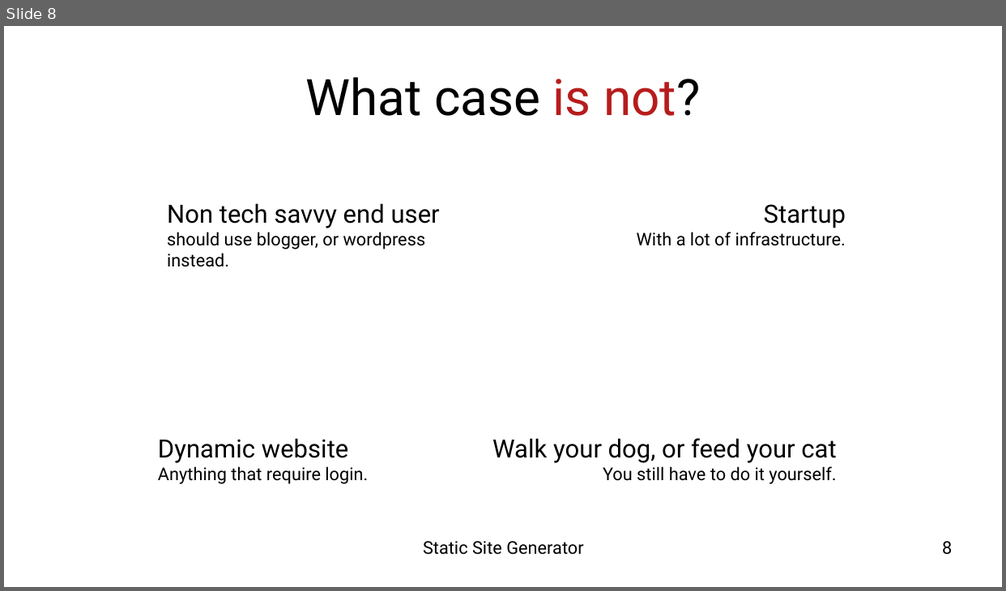
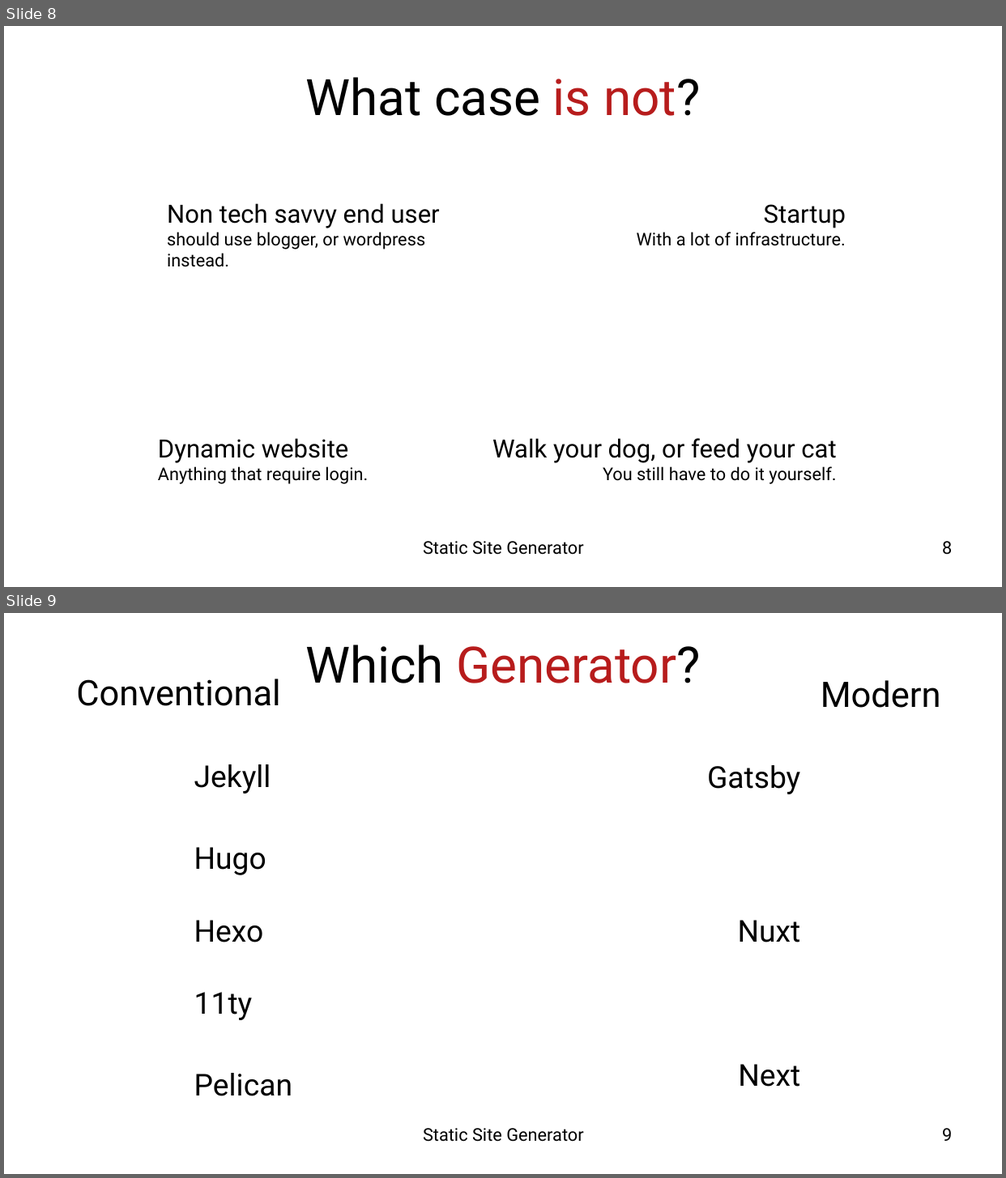
Before and after one commit to epsi-rns/berkas2, a slide deck: impress-presentation/04-concept-ssg/presentation-concept-ssg-diagram.odp. Shown one above the other, each under a label of ours: slide 8 before the commit, slides 8 and 9 after it. The pictures are 1006x591 and 1006x1178 pixels, drawn with LibreOffice and Linux fonts; fonts in the diff are those of the drawing; background and template pictures are left out. Boxes give left, top, right and bottom in pixels: in the first picture for what was removed or moved away, otherwise in the second. Text is boxed around its words. In the diff, an @@ line names an element or a change of style, - is before the commit and + after.

Commit message:
Slides - Concept SSG: Which Generator

```diff
--- a/impress-presentation/04-concept-ssg/presentation-concept-ssg-diagram.odp
+++ b/impress-presentation/04-concept-ssg/presentation-concept-ssg-diagram.odp
@@ slide 9 added at [4,613,1002,1174], background picture (left out) @@
@@ title added at [305,645,700,683], 40 pt, text #B71C1C @@
+Which Generator?
@@ text added at [76,679,280,706], 28 pt, text #000000 @@
+Conventional
@@ text added at [820,680,941,708], 28 pt, text #000000 @@
+Modern
@@ text added at [194,764,271,794], 24 pt, text #000000 @@
+Jekyll
@@ text added at [707,765,800,794], 24 pt, text #000000 @@
+Gatsby
@@ text added at [194,847,266,875], 24 pt, text #000000 @@
+Hugo
@@ text added at [194,920,264,943], 24 pt, text #000000 @@
+Hexo
@@ text added at [738,920,801,943], 24 pt, text #000000 @@
+Nuxt
@@ text added at [194,992,253,1020], 24 pt, text #000000 @@
+11ty
@@ text added at [194,1073,292,1097], 24 pt, text #000000 @@
+Pelican
@@ text added at [738,1064,800,1087], 24 pt, text #000000 @@
+Next
@@ text added at [423,1128,583,1142], 14 pt, text #000000 @@
+Static Site Generator
@@ page number added at [942,1128,952,1141], 14 pt, text #000000 @@
+9
```
Also in this commit, not shown: 3 other files.
